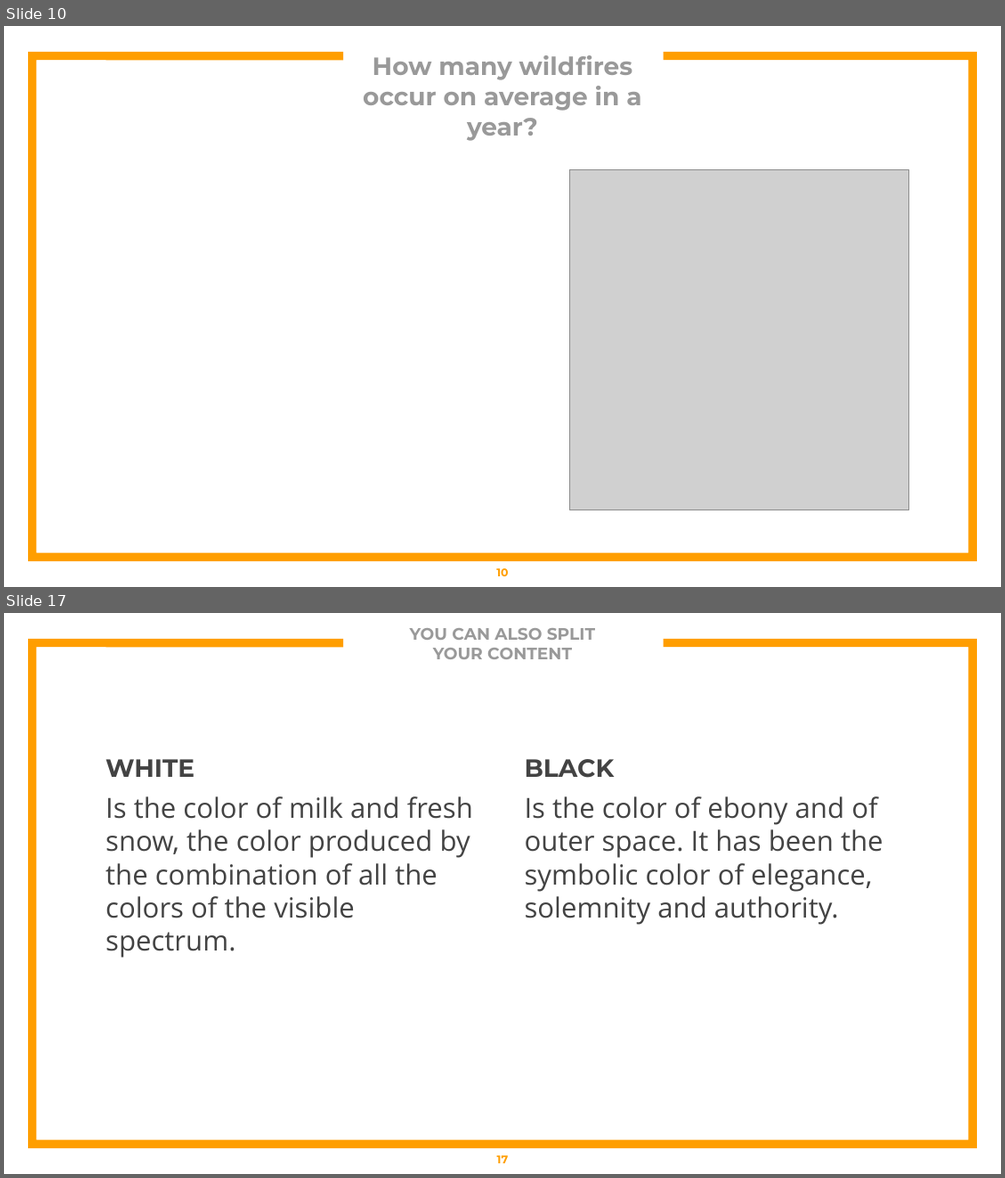
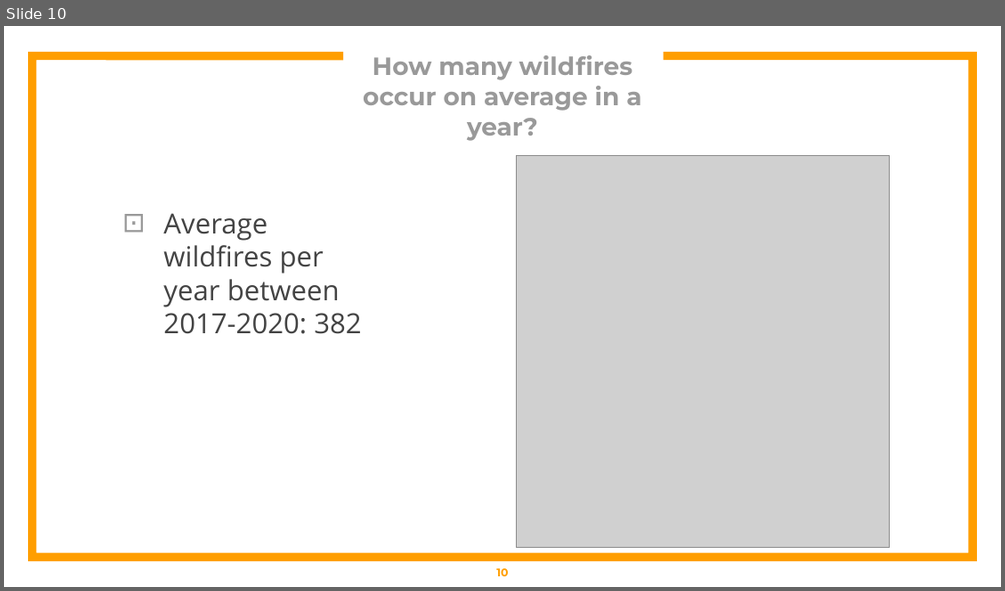
Before and after one commit to britt-emm/CGGroupProject, a slide deck: Wildfire_Group_Proj.pptx. Shown one above the other, each under a label of ours: slides 10 and 17 before the commit, slide 10 after it; the slides between them are not shown. The pictures are 1005x1178 and 1005x591 pixels, drawn with LibreOffice and Linux fonts; fonts in the diff are those of the drawing; grey boxes stand for pictures. Boxes give left, top, right and bottom in pixels: in the first picture for what was removed or moved away, otherwise in the second. Text is boxed around its words. In the diff, an @@ line names an element or a change of style, - is before the commit and + after.

```diff
--- a/Wildfire_Group_Proj.pptx
+++ b/Wildfire_Group_Proj.pptx
@@ slide 17 removed at [4, 613, 1001, 1174], background #FFFFFF; not listed: 1 template element that a slide beside it also shows @@
@@ title removed at [410, 628, 595, 659] @@
-YOU CAN ALSO SPLIT
-YOUR CONTENT
@@ text removed at [105, 759, 473, 957] @@
-WHITE
-Is the color of milk and fresh snow, the color produced by the combination of all the colors of the visible spectrum.
@@ text removed at [525, 759, 883, 925] @@
-BLACK
-Is the color of ebony and of outer space. It has been the symbolic color of elegance, solemnity and authority.
@@ page number removed at [497, 1155, 509, 1163] @@
-17
@@ slide 10 changed as well @@
@@ picture: place and size @@
-picture at [569, 169, 909, 509]
+picture at [517, 156, 890, 548]
@@ text added at [163, 213, 361, 334], 20 pt, text #434343 @@
+⊡ Average wildfires per year between 2017-2020: 382
```
Also in this commit, not shown: 8 other slides changed, 1 slide added, 36 other slides removed.
